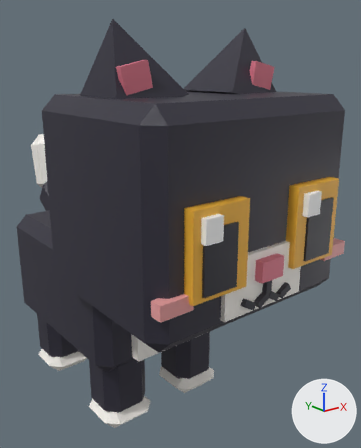
Two versions of the FBX model assets/clean-a-cat/exports/CleanACat_Cat_Tux.fbx, one commit apart.
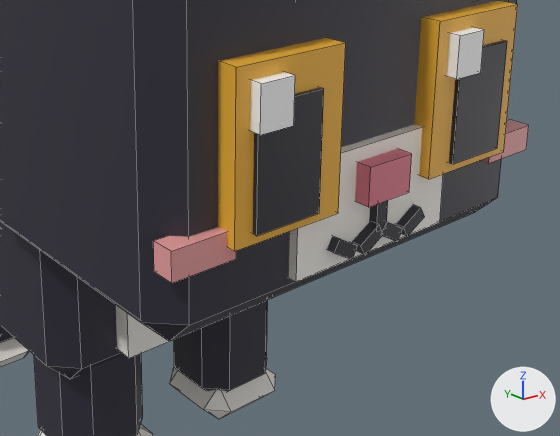
Each version appears first whole from a 50 mm camera at (-0.0133, -0.021, 0.0169) aimed at (0.0021, -0.0017, 0.0092), and next in a close-up on the part from 20% to 100% of the width and 39% to 90% of the height. The axes (+X, +Y, +Z) are drawn at lower right. The lights are the same throughout. The older version's two pictures come first. The close-ups show mesh edges as thin lines. Where no turn or scale is listed for an object, it has been applied to the vertices.

The first close-up shows 'CleanACat_Cat_Tux_Body', 'CleanACat_Cat_Tux_Eye1', 'CleanACat_Cat_Tux_Eye2', 'CleanACat_Cat_Tux_Head', 'CleanACat_Cat_Tux_LegB2', 'CleanACat_Cat_Tux_LegF1', 'CleanACat_Cat_Tux_LegF2'.
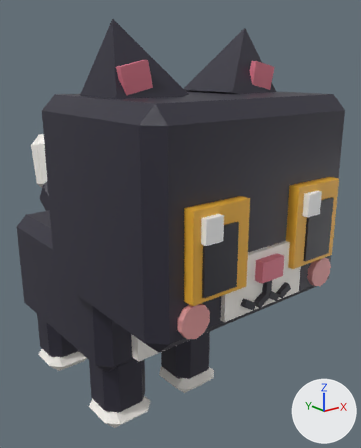
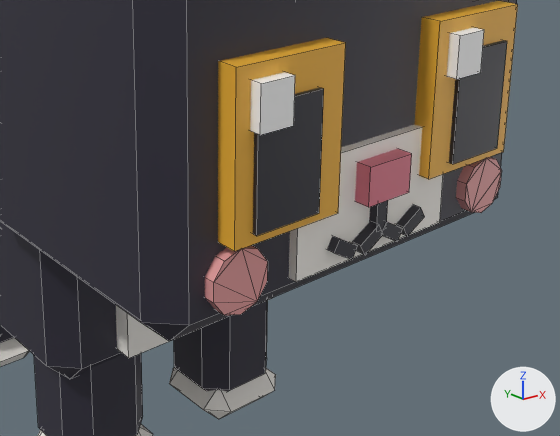
Patch to the scene script:
```diff
--- a/assets/clean-a-cat/exports/CleanACat_Cat_Tux.fbx.py
+++ b/assets/clean-a-cat/exports/CleanACat_Cat_Tux.fbx.py
@@ me_cleanacat_cat_tux_head @@
 # used by ob_cleanacat_cat_tux_head; location = (0.0, -0.003, 0.0085)
-me_cleanacat_cat_tux_head.from_pydata(...)  # 96 vertices, 80 faces; spans x -0.005..0.005, y -0.00675..0.0018, z -0.001..0.0074
+me_cleanacat_cat_tux_head.from_pydata(...)  # 120 vertices, 120 faces; spans x -0.005..0.005, y -0.00675..0.0018, z -0.001..0.0074
+# me_cleanacat_cat_tux_head part 1: a new loose piece, a 10-sided cylinder along y spanning x -0.00406..-0.00284, y -0.00645..-0.00595, z -0.00042..0.00086, in mat_cleanacat_palette
+# me_cleanacat_cat_tux_head part 2: a new loose piece, a 10-sided cylinder along y spanning x 0.00284..0.00406, y -0.00645..-0.00595, z -0.00042..0.00086, in mat_cleanacat_palette
+# me_cleanacat_cat_tux_head part 3: the loose piece of 8 vertices spanning x -0.00495..-0.00356, y -0.00645..-0.00595, z 0.0007..0.00128 is deleted
+# me_cleanacat_cat_tux_head part 4: the loose piece of 8 vertices spanning x 0.00356..0.00495, y -0.00645..-0.00595, z 0.0007..0.00128 is deleted
 me_cleanacat_cat_tux_head.materials.append(mat_cleanacat_palette)
```

Pixel boxes (x1, y1, x2, y2) of what changed, in the close-ups (560 x 436 px):
'CleanACat_Cat_Tux_Head', reshaped
    before: (0, 0, 529, 341)
    after: (0, 0, 517, 341)
part 1 of me_cleanacat_cat_tux_head, added (brown)
    after: (205, 245, 268, 315)
part 2 of me_cleanacat_cat_tux_head, added (brown)
    after: (456, 157, 502, 213)
part 3 of me_cleanacat_cat_tux_head, deleted (pink)
    before: (153, 227, 236, 283)
part 4 of me_cleanacat_cat_tux_head, deleted (brown)
    before: (480, 120, 529, 163)
